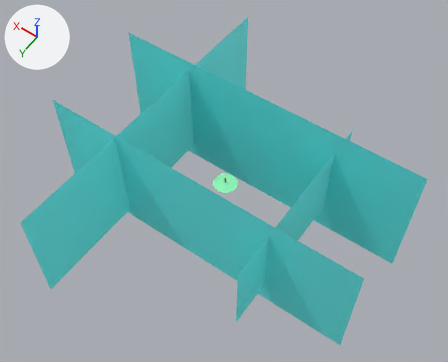
An edit to the Blender file Blender - riggando e animando seu personagem/char.blend, drawn before and after from the same camera.
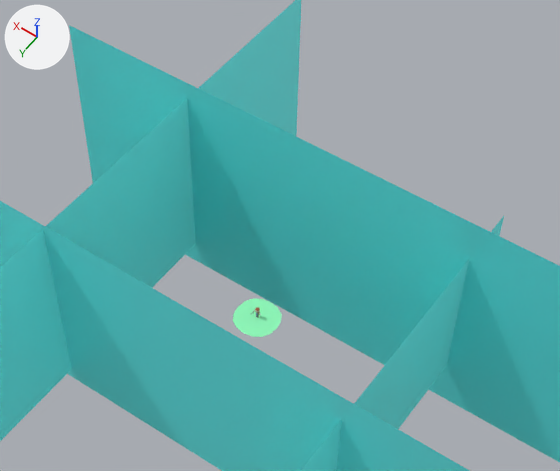
There are two pictures of each version: one whole from a 50 mm camera at (-132.2, 183.9, 289.9) aimed at (-1.2, 0.4, 1.5), one close up on the part from 21% to 85% of the width and 5% to 72% of the height. Every picture has the same lights, and +X, +Y and +Z are marked at upper left.

The first close-up shows 'Background', 'Background.001', 'Background.002', 'Background.003', 'Ground'.
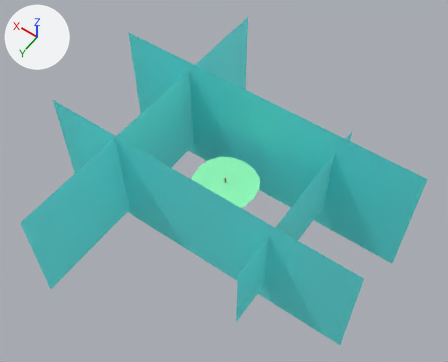
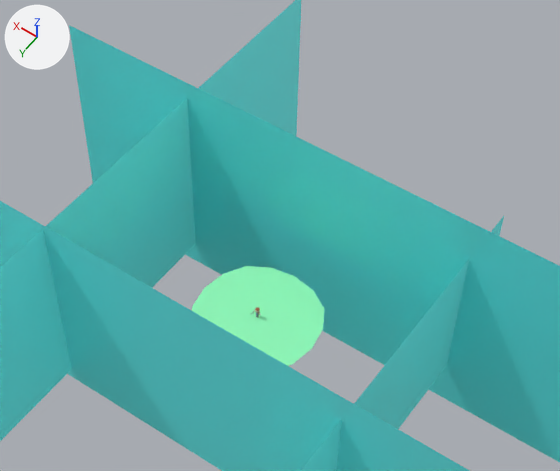
What changed in the scene script:
```text
Change ob_ground:
    ob_ground.scale: (8.0, 8.0, 1.0) -> (22.1, 22.1, 2.76)
```

Boxes (x1, y1, x2, y2) around the edits, measured in the close-ups (560 x 471 px):
'Ground', rescaled: before (233, 298, 282, 337); after (192, 266, 324, 366)
